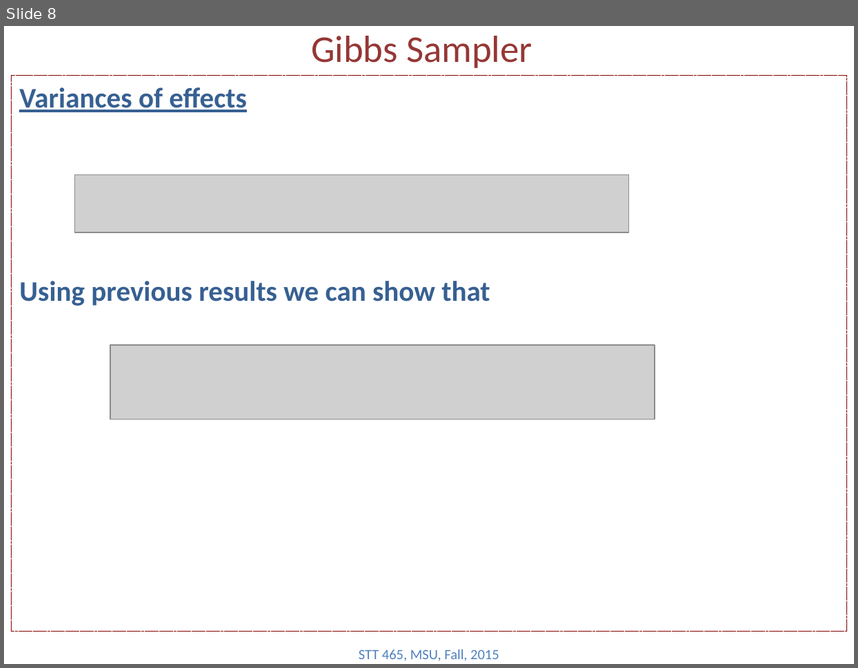
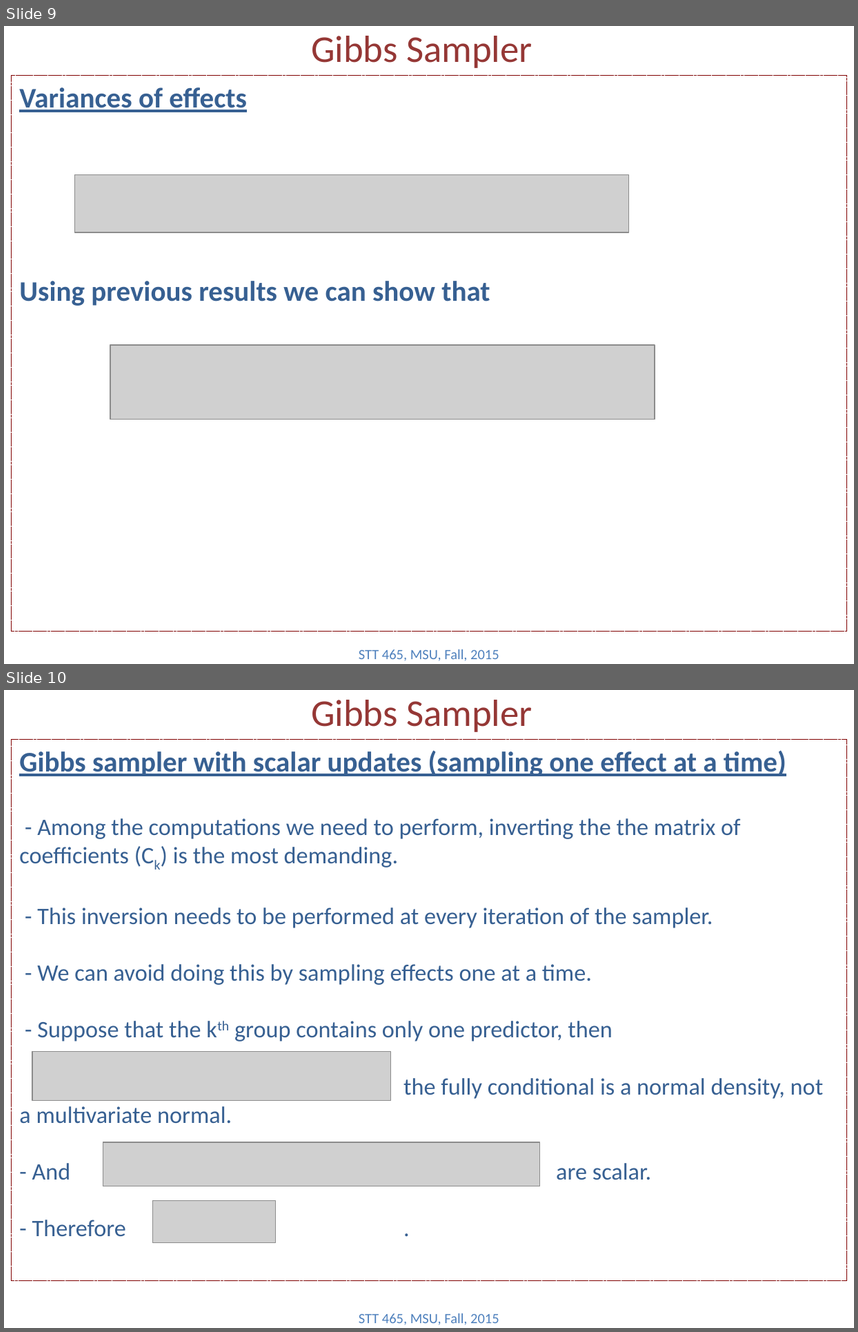
Before and after one commit to Boukos/STT465, a slide deck: STT465_13.pptx. Shown one above the other, each under a label of ours: slide 8 before the commit, slides 9 and 10 after it. The pictures are 858x668 and 858x1332 pixels, drawn with LibreOffice and Linux fonts; fonts in the diff are those of the drawing; grey boxes stand for pictures. Boxes give left, top, right and bottom in pixels: in the first picture for what was removed or moved away, otherwise in the second. Text is boxed around its words. In the diff, an @@ line names an element or a change of style, - is before the commit and + after.

Commit message:
updating slides

```diff
--- a/STT465_13.pptx
+++ b/STT465_13.pptx
@@ slide 10 added at bbox=[4, 690, 854, 1328], background #FFFFFF @@
@@ title added at bbox=[311, 700, 533, 732], 32 pt, text #953735 @@
+Gibbs Sampler
@@ rectangle added at bbox=[11, 739, 846, 1280], outline #800000 0.75 pt dashed, 20 pt, text #376092 @@
+Gibbs sampler with scalar updates (sampling one effect at a time)
+- Among the computations we need to perform, inverting the the matrix of coefficients (Ck) is the most demanding.
+- This inversion needs to be performed at every iteration of the sampler.
+- We can avoid doing this by sampling effects one at a time.
+- Suppose that the kth group contains only one predictor, then
+the fully conditional is a normal density, not a multivariate normal.
+- And are scalar.
+- Therefore .
@@ picture added at bbox=[32, 1052, 391, 1101] @@
@@ picture added at bbox=[103, 1142, 540, 1186] @@
@@ picture added at bbox=[153, 1200, 276, 1243] @@
@@ text added at bbox=[359, 1312, 499, 1325], 12 pt, text #4F81BD @@
+STT 465, MSU, Fall, 2015
@@ what was slide 8 is now slide 9 @@
```
Also in this commit, not shown: 3 slides changed, 4 other slides added, 1 other file.
